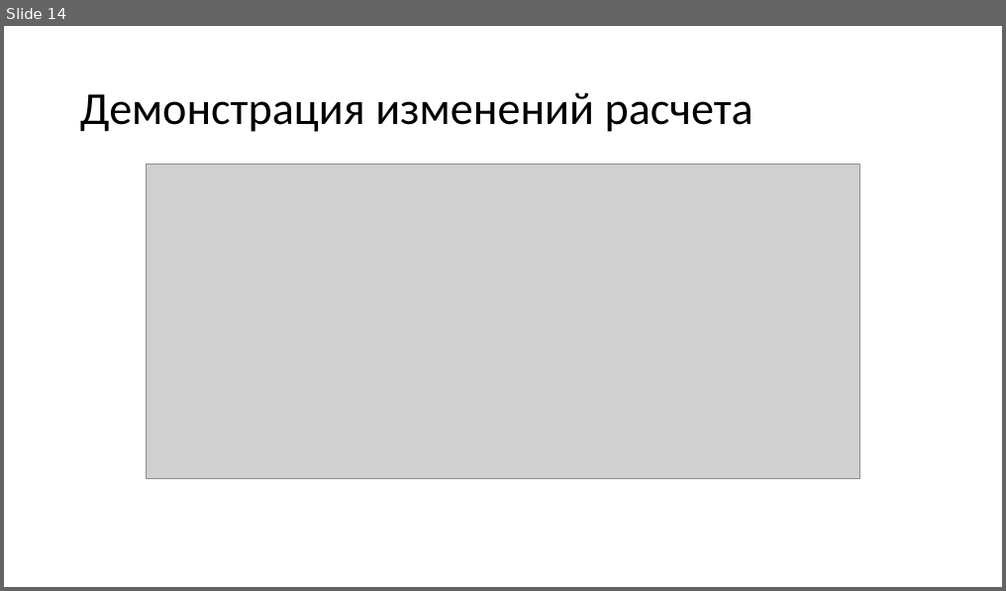
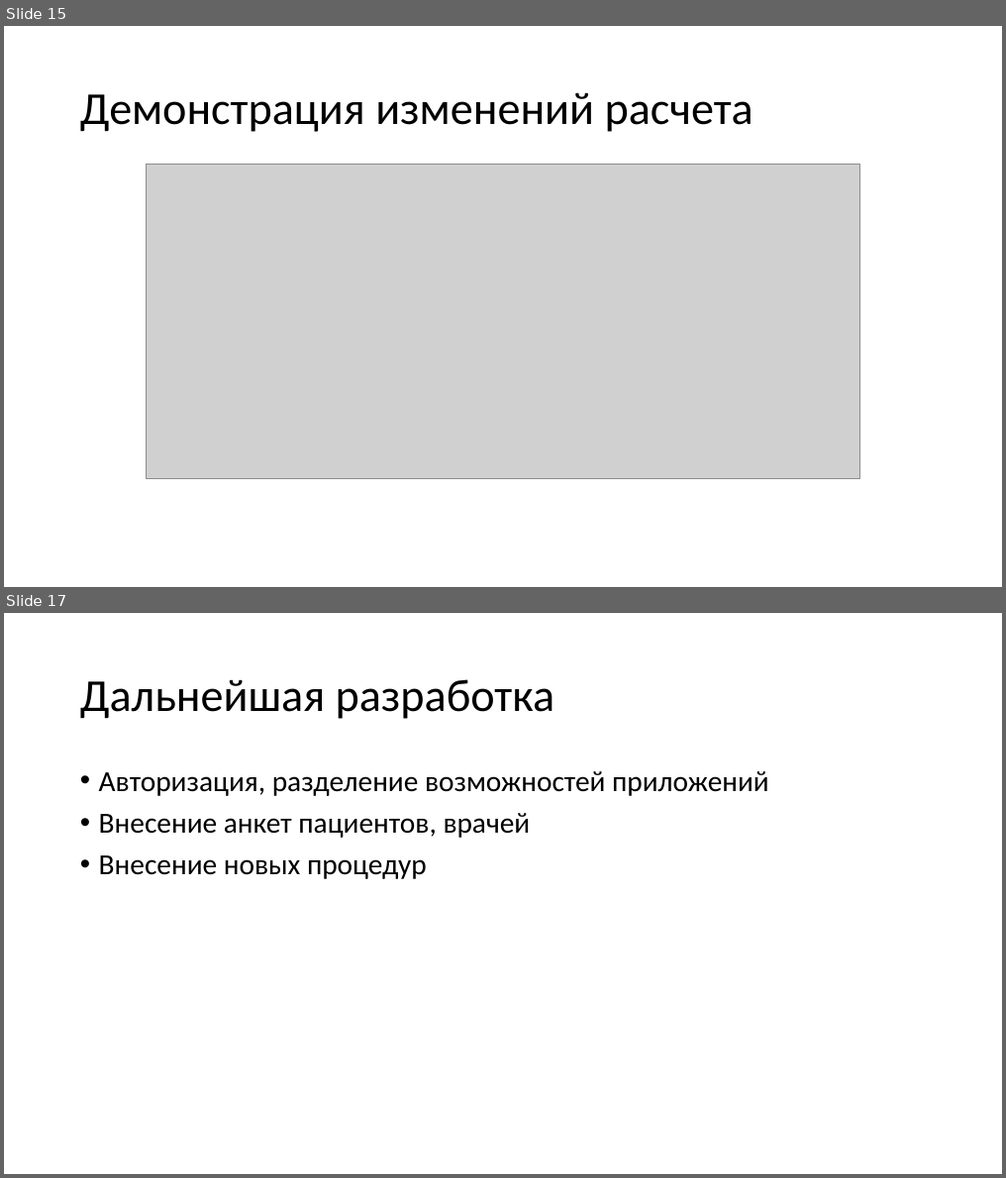
Before and after one commit to sir-timio/course_DB, a slide deck: Курсовая_Ионов_Т_ИУ9-61Б.pptx. Shown one above the other, each under a label of ours: slide 14 before the commit, slides 15 and 17 after it; the slides between them are not shown. The pictures are 1006x591 and 1006x1178 pixels, drawn with LibreOffice and Linux fonts; fonts in the diff are those of the drawing; grey boxes stand for pictures. Boxes give left, top, right and bottom in pixels: in the first picture for what was removed or moved away, otherwise in the second. Text is boxed around its words. In the diff, an @@ line names an element or a change of style, - is before the commit and + after.

```diff
--- a/Курсовая_Ионов_Т_ИУ9-61Б.pptx
+++ b/Курсовая_Ионов_Т_ИУ9-61Б.pptx
@@ slide 17 added at (x1=4, y1=613, x2=1002, y2=1174), background #FFFFFF @@
@@ title added at (x1=80, y1=679, x2=555, y2=719), 44 pt, text #000000 @@
+Дальнейшая разработка
@@ text added at (x1=99, y1=771, x2=769, y2=879), 28 pt, text #000000 @@
+• Авторизация, разделение возможностей приложений
+• Внесение анкет пациентов, врачей
+• Внесение новых процедур
@@ what was slide 14 is now slide 15 @@
```
Also in this commit, not shown: 2 slides changed, 1 other slide added, 4 other files.
